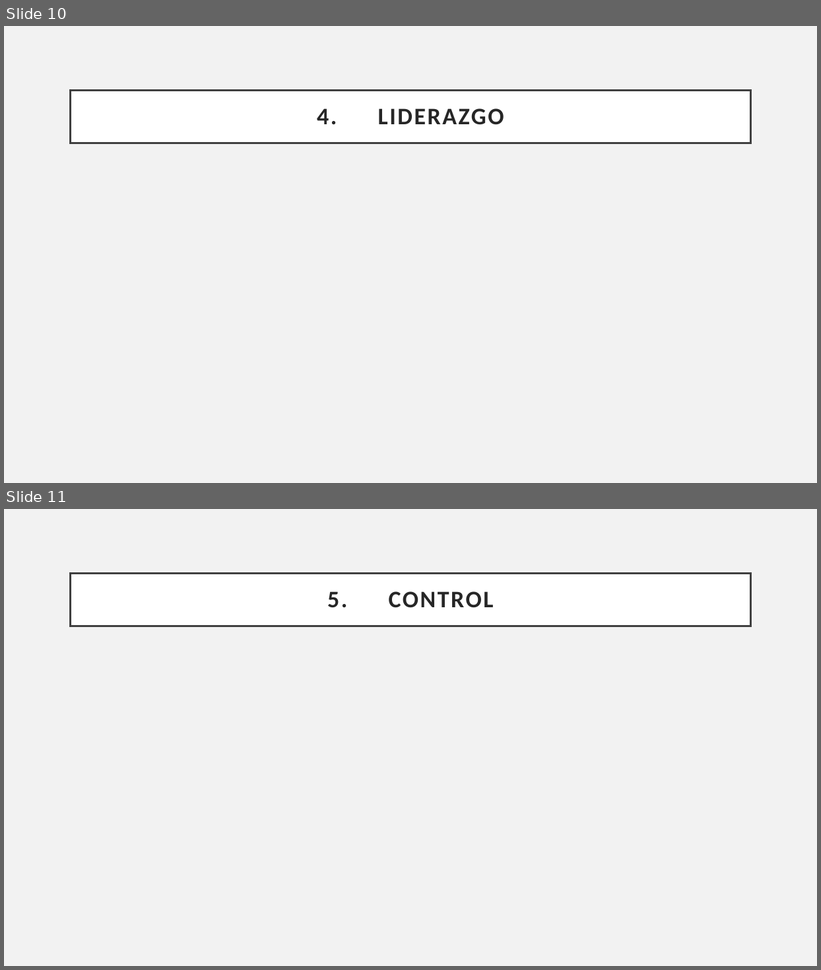
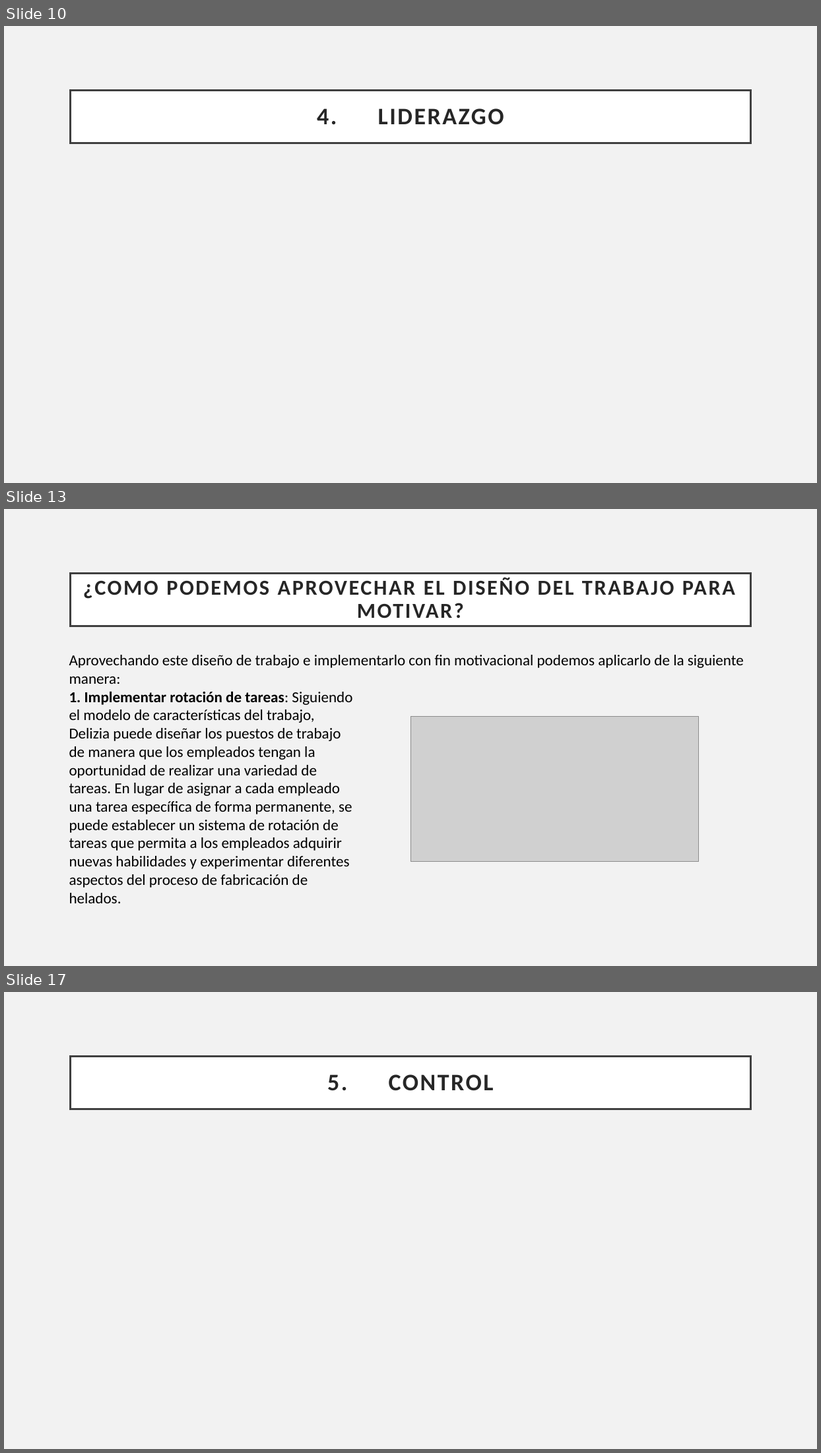
Before and after one commit to Sstrmn1/presentacionAdministracion, a slide deck: Presentacion - Exposicion.pptx. Shown one above the other, each under a label of ours: slides 10 and 11 before the commit, slides 10, 13 and 17 after it; the slides between them are not shown. The pictures are 821x970 and 821x1453 pixels, drawn with LibreOffice and Linux fonts; fonts in the diff are those of the drawing; grey boxes stand for pictures. Boxes give left, top, right and bottom in pixels: in the first picture for what was removed or moved away, otherwise in the second. Text is boxed around its words. In the diff, an @@ line names an element or a change of style, - is before the commit and + after.

Commit message:
Parte de motivacion en liderazgo añadida

```diff
--- a/Presentacion - Exposicion.pptx
+++ b/Presentacion - Exposicion.pptx
@@ slide 13 added at [4, 509, 817, 966], background #F2F2F2 @@
@@ title added at [71, 573, 751, 626], fill #FFFFFF, outline #404040 2.5 pt, 25.2 pt, text #262626, bold @@
+¿COMO PODEMOS APROVECHAR EL DISEÑO DEL TRABAJO PARA MOTIVAR?
@@ text added at [69, 655, 744, 684], 18 pt, text #000000 @@
+Aprovechando este diseño de trabajo e implementarlo con fin motivacional podemos aplicarlo de la siguiente manera:
@@ text added at [69, 691, 352, 904], 18 pt, text #000000 @@
+1. Implementar rotación de tareas: Siguiendo el modelo de características del trabajo, Delizia puede diseñar los puestos de trabajo de manera que los empleados tengan la oportunidad de realizar una variedad de tareas. En lugar de asignar a cada empleado una tarea específica de forma permanente, se puede establecer un sistema de rotación de tareas que permita a los empleados adquirir nuevas habilidades y experimentar diferentes aspectos del proceso de fabricación de helados.
@@ picture added at [411, 717, 700, 862] @@
@@ what was slide 11 is now slide 17 @@
```
Also in this commit, not shown: 5 other slides added.
